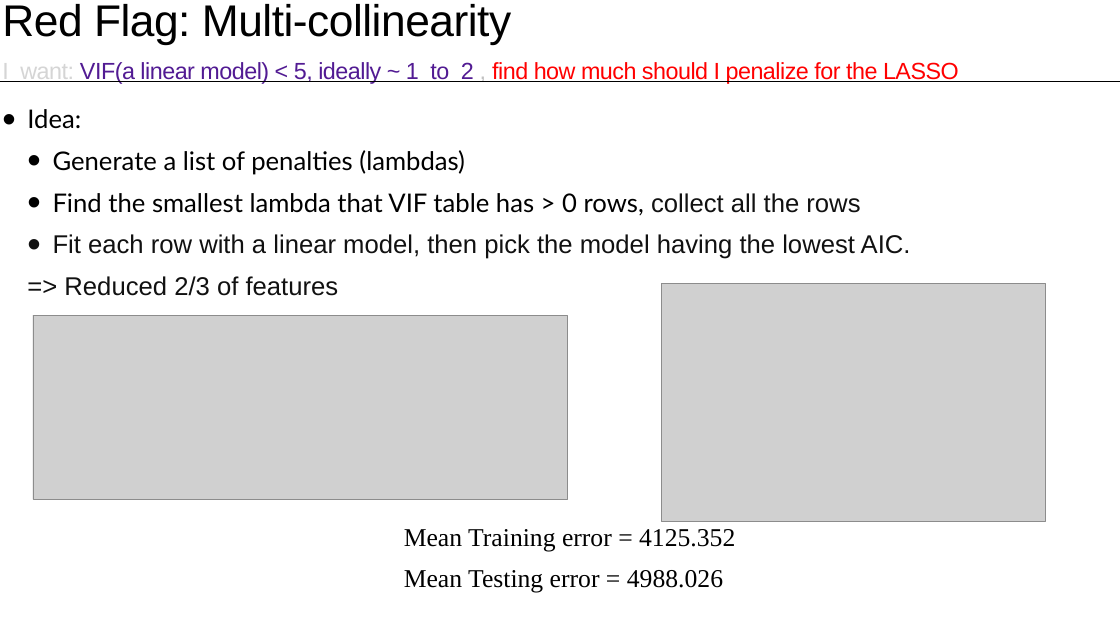
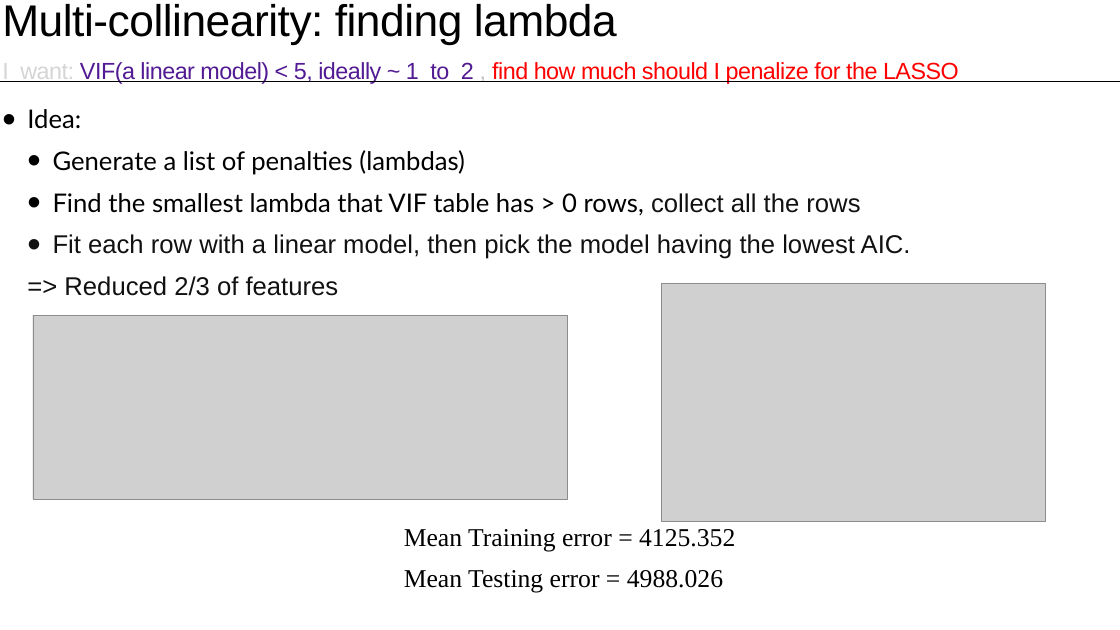
Before and after one commit to Renaxis-Math/math189bigdata, a slide deck: slide 12 of MATH189_Midterm_HoangChu.pptx. Drawn at 1120x630 pixels with LibreOffice and Linux fonts; fonts in the diff are those of the drawing; grey boxes stand for pictures. Boxes give left, top, right and bottom in pixels: in the first picture for what was removed or moved away, otherwise in the second. Text is boxed around its words. In the diff, an @@ line names an element or a change of style, - is before the commit and + after.

```diff
--- a/MATH189_Midterm_HoangChu.pptx
+++ b/MATH189_Midterm_HoangChu.pptx
@@ title at bbox=[2, 4, 959, 84]: text changed @@
-Red Flag: Multi-collinearity
-I want: VIF(a linear model) < 5, ideally ~ 1 to 2 , find how much should I penalize for the LASSO
+Multi-collinearity: finding lambda
+I want: VIF(a linear model) < 5, ideally ~ 1 to 2 , find how much should I penalize for the LASSO
```
Also in this commit, not shown: 3 other slides changed.
